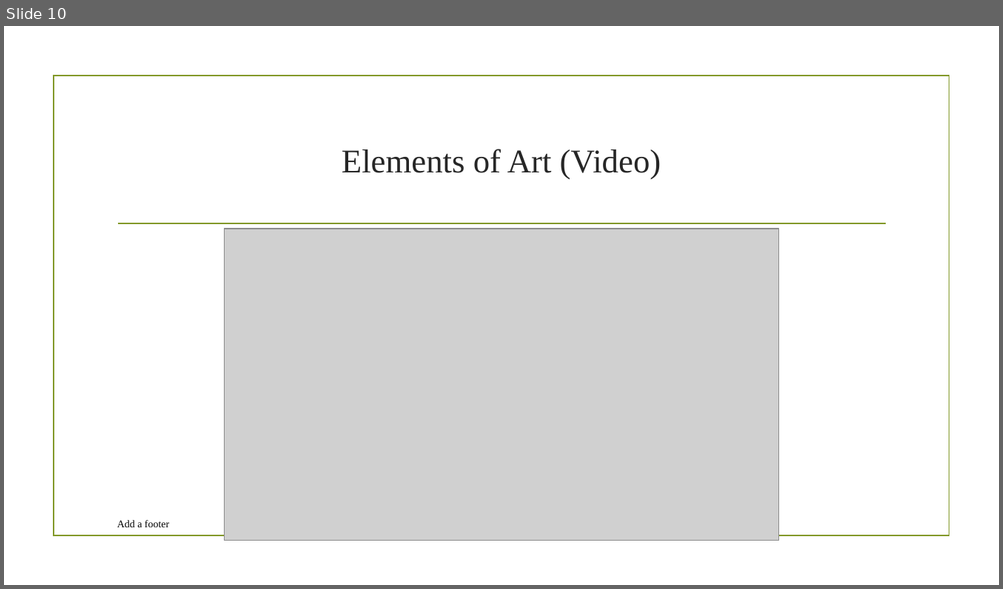
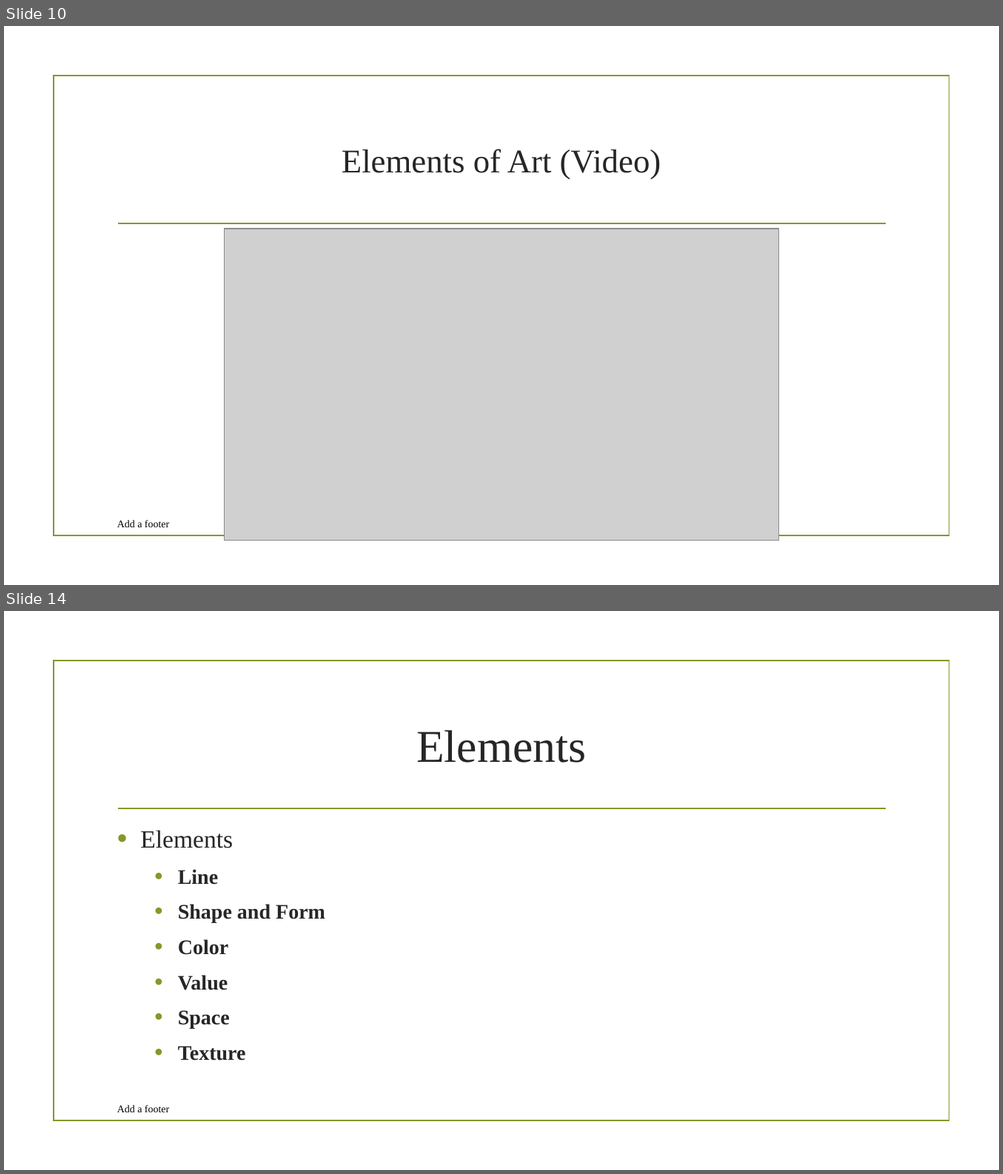
Before and after one commit to nickvertucci/Technology-Education-Curriculum, a slide deck: High School/Photography/Unit 4 - Composition and Principles of Design/Section 1 - Composiiton/Assets/Unit 4 - Section 1 - Composition.pptx. Shown one above the other, each under a label of ours: slide 10 before the commit, slides 10 and 14 after it; the slides between them are not shown. The pictures are 1003x589 and 1003x1174 pixels, drawn with LibreOffice and Linux fonts; fonts in the diff are those of the drawing; grey boxes stand for pictures; background and template pictures are left out. Boxes give left, top, right and bottom in pixels: in the first picture for what was removed or moved away, otherwise in the second. Text is boxed around its words. In the diff, an @@ line names an element or a change of style, - is before the commit and + after.

```diff
--- a/High School/Photography/Unit 4 - Composition and Principles of Design/Section 1 - Composiiton/Assets/Unit 4 - Section 1 - Composition.pptx
+++ b/High School/Photography/Unit 4 - Composition and Principles of Design/Section 1 - Composiiton/Assets/Unit 4 - Section 1 - Composition.pptx
@@ slide 14 added at (4, 611, 999, 1170), background picture (left out); not listed: 2 template elements that a slide beside it also shows @@
@@ title added at (416, 730, 586, 763), 44 pt, text #262626 @@
+Elements
@@ text added at (140, 830, 325, 1061), 20 pt, text #262626, bold @@
+• Elements
+  • Line
+  • Shape and Form
+  • Color
+  • Value
+  • Space
+  • Texture
@@ text added at (117, 1105, 169, 1113), 10 pt, text #000000 @@
+Add a footer
```
Also in this commit, not shown: 3 other slides added.
